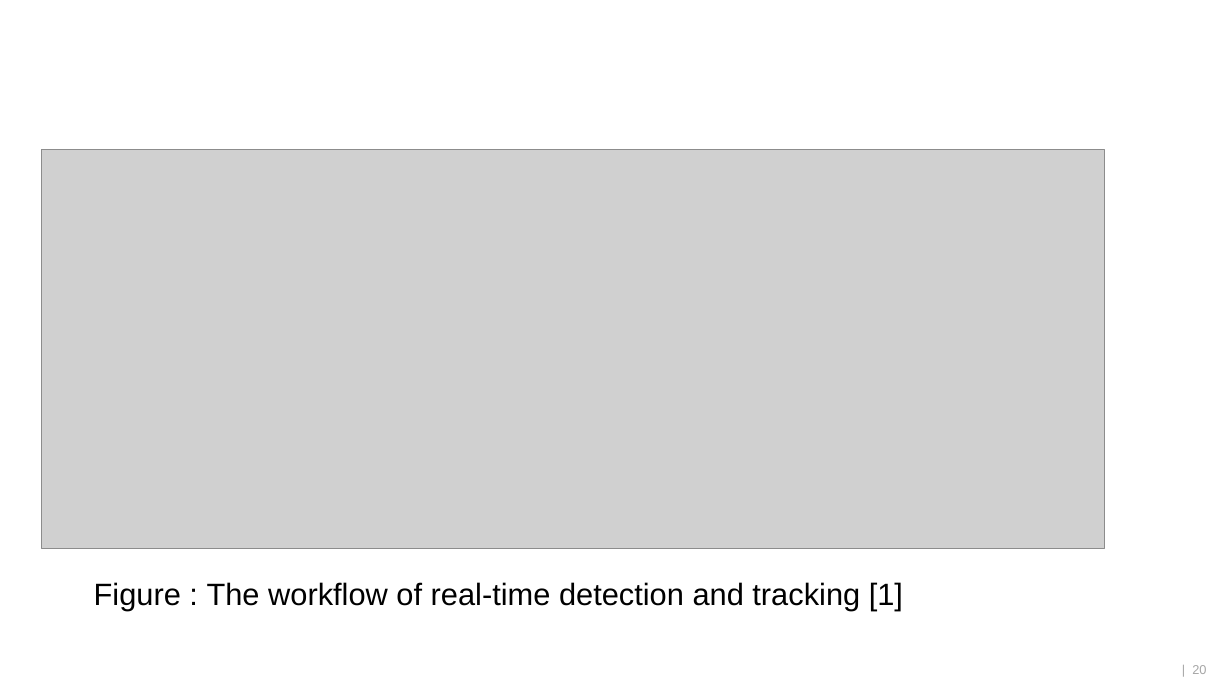
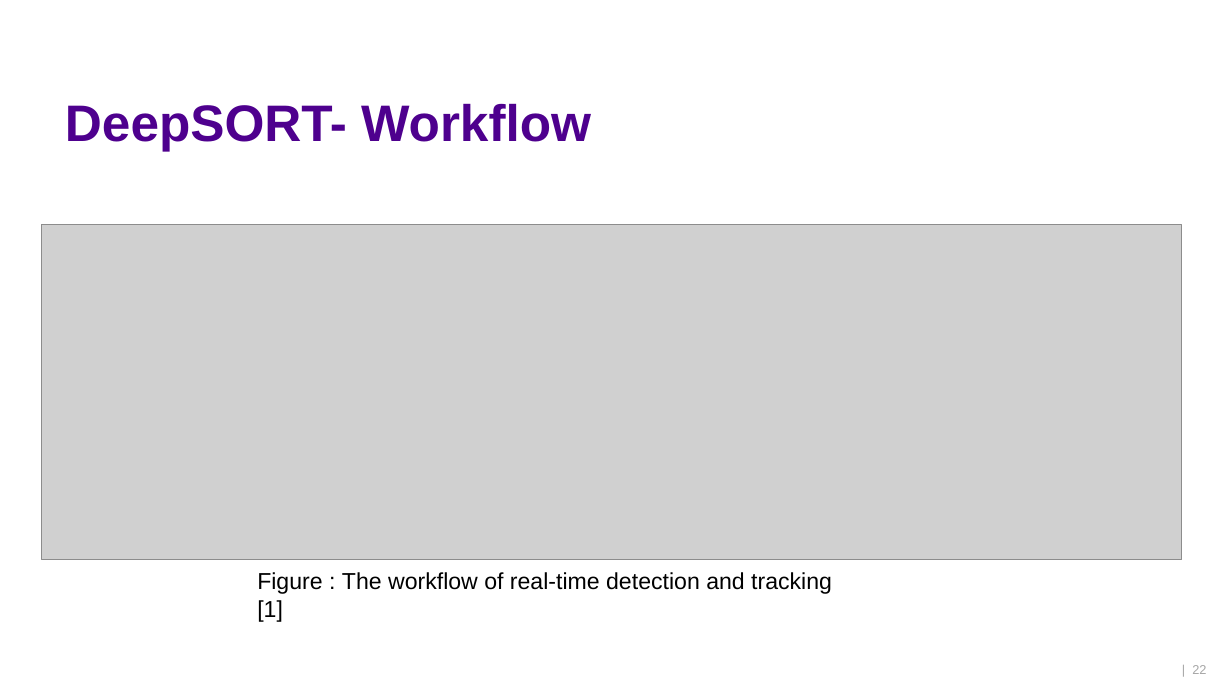
Before and after one commit to ktlhtn/AutoSTAnnot, a slide deck: slide 22 of Power point files/Final presentation.pptx (slide 20 before the commit). Drawn at 1232x693 pixels with LibreOffice and Linux fonts; fonts in the diff are those of the drawing; grey boxes stand for pictures; background and template pictures are left out. Boxes give left, top, right and bottom in pixels: in the first picture for what was removed or moved away, otherwise in the second. Text is boxed around its words. In the diff, an @@ line names an element or a change of style, - is before the commit and + after.

```diff
--- a/Power point files/Final presentation.pptx
+++ b/Power point files/Final presentation.pptx
@@ title added at (65, 103, 591, 151), 40 pt, text #4E008E, bold @@
+DeepSORT- Workflow
@@ picture: place and size @@
-picture at (42, 150, 1104, 549)
+picture at (42, 225, 1182, 559)
@@ text "Figure : The workflow of ...": place and size @@
-text "Figure : The workflow of ..." at (94, 582, 903, 610)
+text "Figure : The workflow of ..." at (257, 572, 832, 622)
@@ text "Figure : The workflow of ..." at (257, 572, 832, 622): size 24 to 18 pt; line spacing 0.9 to 1 @@
@@ page number at (1192, 665, 1206, 674): text changed @@
-| 20
+| 22
```
Also in this commit, not shown: 7 other slides changed, 6 slides added, 3 slides removed.
